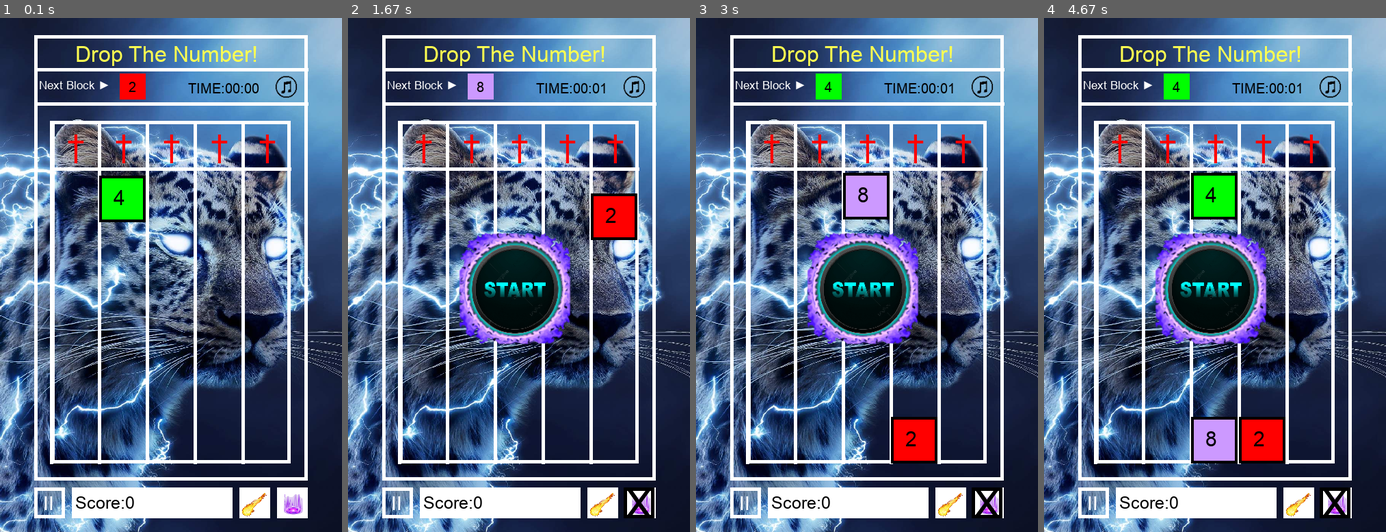
Above: before the commit, frames 1-4 (left to right).
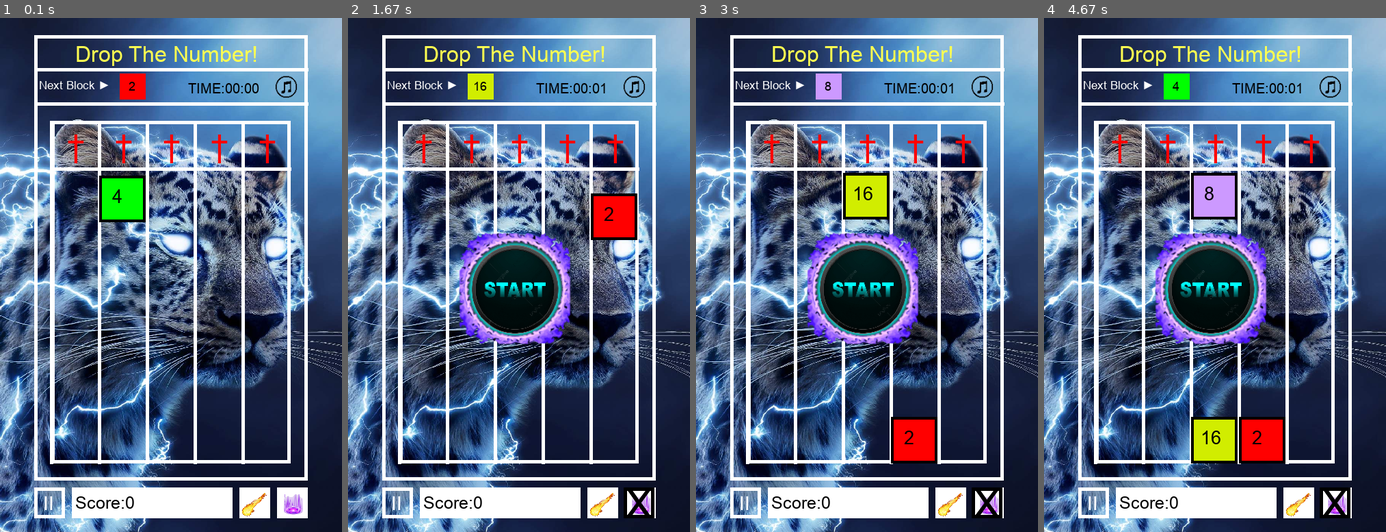
Above: after the commit, the same moments.

Repository: Allen-wa-ng/09170134githw1
Game: pygame game, started from game.py
Two runs of this game, one before a commit and one after it. Both use one fixed random seed, a clock stepped at 60 frames per second and the inputs below.
Inputs (mouse positions are in pixels of both pictures, inside the frame that each line leads up to):
- Up to frame 1 (0.1 s): no input
- Up to frame 2 (1.67 s): click "4" at 0.38 s; click (638, 501) at 0.72 s; tap Enter at 1 s; hold Right from 1.33 s (still down)
- Up to frame 3 (3 s): release Right at 1.8 s; hold Left 2.33-2.87 s; hold Down from 2.9 s (still down)
- Up to frame 4 (4.67 s): release Down at 3.2 s; hold Left 3.23-3.63 s; hold Right 3.67-4.3 s; hold Down from 4.33 s (still down)

The runs differ from the first frame. In frame 1, less than 0.1% of the frame differs, in the area x 32-40%, y 12-37%; in frame 2, 0.4%; in frame 3, 1.4%; in frame 4, 2.0%, in the area x 37-65%, y 12-87%.

Commit message:
font size

Diff:
--- a/game.py
+++ b/game.py
@@ -33,7 +33,6 @@
 ### Background music
 pygame.mixer.music.load('let it go.ogg') #let it go.mp3 #mission.mp3
 pygame.mixer.music.set_volume(0.5) #set volume
-
 
 ### Set global variables
 # check whether to cross during the pause
@@ -440,9 +439,9 @@
     if score > 40000:
         nextNumber = pow(2, random.randint(4,10))
     elif score > 15000:
-        nextNumber = pow(2, random.randint(4,7))
+        nextNumber = pow(2, random.randint(1,7))
     else:
-        nextNumber = pow(2,random.randint(1,5))
+        nextNumber = pow(2,random.randint(1,6))
     x_axis=75+70*track
 
 # Create a stable block
@@ -493,8 +492,8 @@
         a=pygame.draw.rect(screen, colorList[12], (x,y,68,68), 0)
 
     b=pygame.draw.rect(screen,black, (x,y,68,68), 4)
-    font=pygame.font.Font('arial.ttf',30)
-    textX =x+26-len(str(value))*5
+    font=pygame.font.Font('arial.ttf',27)
+    textX =x+24-len(str(value))*5
     if value <= 8192:
         text=font.render(str(value),True,black,colorList[int(getBaseLog(2,value))-1])
     else:
@@ -587,7 +586,7 @@
 # Draw next block hint
 def drawNextBlock():
     pygame.draw.rect(screen, colorList[int(getBaseLog(2,nextNumber))-1], (175,81,38,38), 0)
-    drawText(str(nextNumber),'arial.ttf',20,black,(168+25-len(str(nextNumber))*5,89))
+    drawText(str(nextNumber),'arial.ttf',18,black,(168+25-len(str(nextNumber))*5,89))
     global blocked_hor
     global blocked_vert
     cdh = time.time() - cooldown_time_hor
